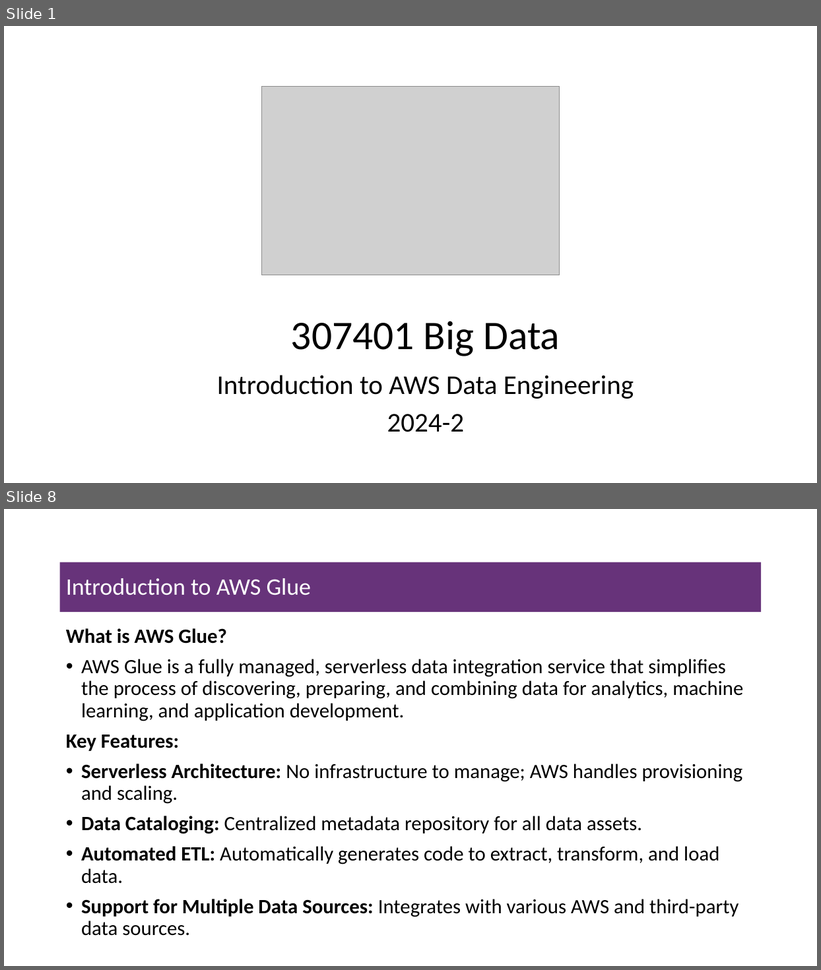
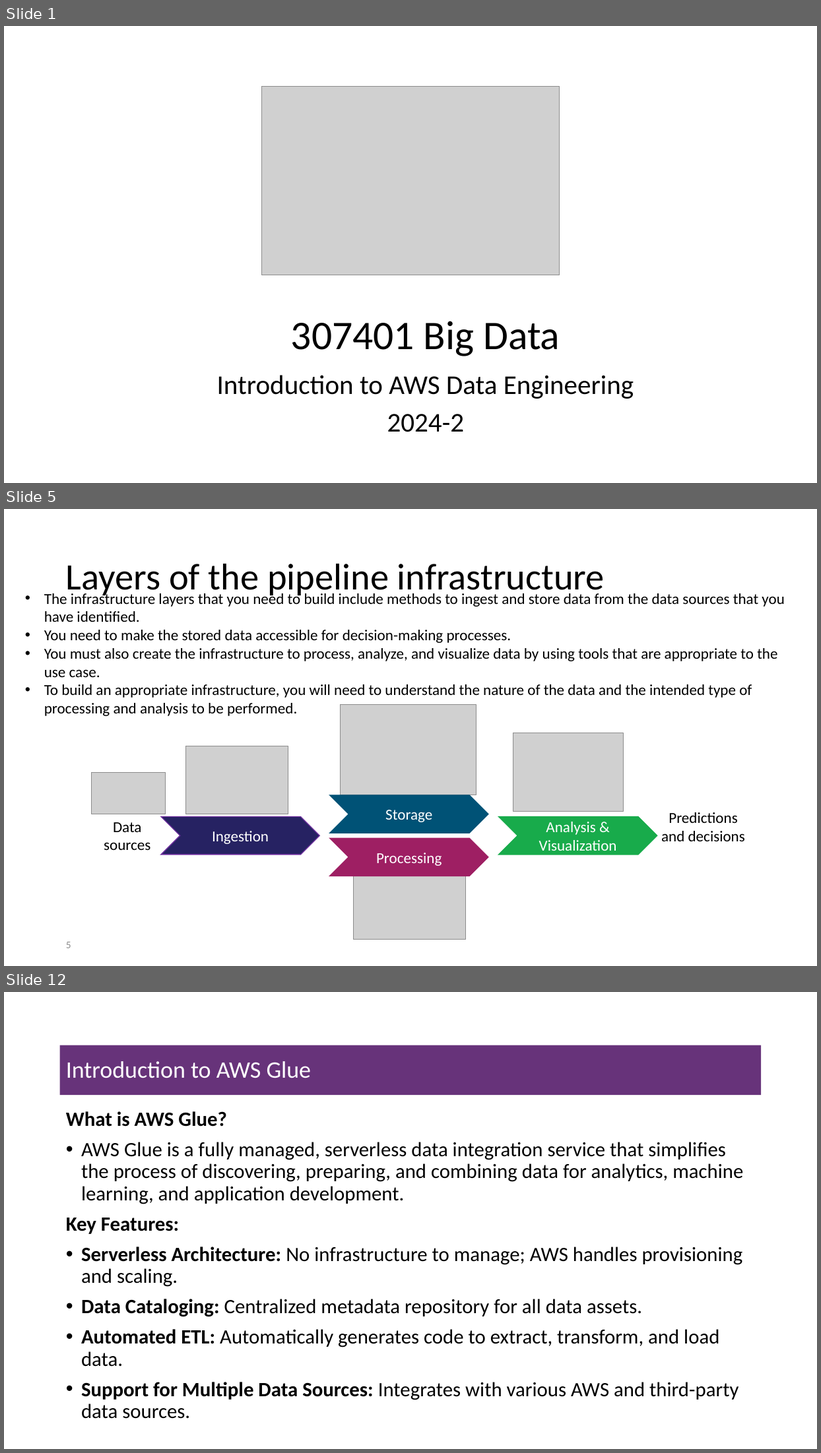
Before and after one commit to msfasha/307401-Big-Data, a slide deck: lecture_notes/section_3_introduction_to_amazon_aws/3-2-Introduction to AWS Data Engineering.pptx. Shown one above the other, each under a label of ours: slides 1 and 8 before the commit, slides 1, 5 and 12 after it; the slides between them are not shown. The pictures are 821x970 and 821x1453 pixels, drawn with LibreOffice and Linux fonts; fonts in the diff are those of the drawing; grey boxes stand for pictures; background and template pictures are left out. Boxes give left, top, right and bottom in pixels: in the first picture for what was removed or moved away, otherwise in the second. Text is boxed around its words. In the diff, an @@ line names an element or a change of style, - is before the commit and + after.

Commit message:
include data engineering concepts

```diff
--- a/lecture_notes/section_3_introduction_to_amazon_aws/3-2-Introduction to AWS Data Engineering.pptx
+++ b/lecture_notes/section_3_introduction_to_amazon_aws/3-2-Introduction to AWS Data Engineering.pptx
@@ slide 5 added at [4,509,817,966], background #FFFFFF @@
@@ title added at [66,563,605,598], 44 pt, text #000000 @@
+Layers of the pipeline infrastructure
@@ text added at [44,591,784,716], 18 pt, text #000000 @@
+• The infrastructure layers that you need to build include methods to ingest and store data from the data sources that you have identified.
+• You need to make the stored data accessible for decision-making processes.
+• You must also create the infrastructure to process, analyze, and visualize data by using tools that are appropriate to the use case.
+• To build an appropriate infrastructure, you will need to understand the nature of the data and the intended type of processing and analysis to be performed.
@@ picture added at [514,733,623,811] @@
@@ picture added at [186,747,289,815] @@
@@ picture added at [91,772,166,814] @@
@@ text added at [104,823,151,850], 18 pt, text #000000 @@
+Data sources
@@ chevron added at [161,817,320,855], fill #262262, outline #7030A0 1 pt, 18 pt, text #FFFFFF @@
+Ingestion
@@ chevron added at [499,817,657,855], fill #18AB4B, outline #18AB4B 1 pt, 18 pt, text #FFFFFF @@
+Analysis & Visualization
@@ text added at [661,813,745,842], 18 pt, text #000000 @@
+Predictions and decisions
@@ group added at [330,705,488,940]: 2 pictures, 2 chevrons @@
+Storage
+Processing
@@ page number added at [66,942,71,949], 12 pt, text #8C8C8C @@
+5
@@ what was slide 8 is now slide 12 @@
```
Also in this commit, not shown: 1 slide changed, 8 other slides added, 4 slides removed, 1 other file.
